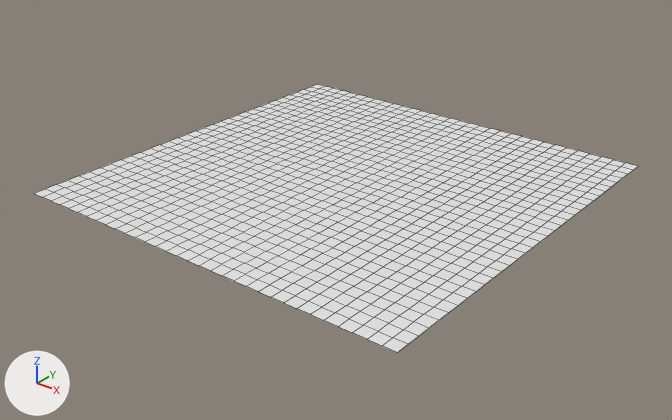
The Blender file 3rd_parties/icons/blend/ground.blend, before and after one commit.
Rendered twice from a 50 mm camera at (578.0, -739.0, 417.0) aimed at (4.0, -22.0, -28.0). The axes (+X, +Y, +Z) are drawn at lower left. The lights are the same throughout. Mesh edges are drawn as thin lines.
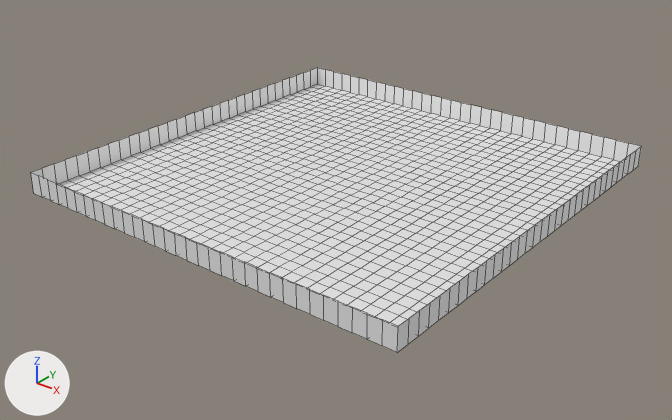
Location of each change, (x1, y1, x2, y2) in pixels of the pictures (672 x 420 px):
'Plane', reshaped
    before: (34, 84, 638, 352)
    after: (31, 68, 641, 352)
part 1 of me_plane, added
    after: (31, 68, 641, 352)

What changed in the scene script:
```text
Change me_plane:
    used by ob_plane; location = (0.0, 0.0, 0.0); scale = (236.0, 236.0, 236.0)
    remove me_plane.from_pydata(...)  # 1089 vertices, 1024 faces; spans x -1.0..1.0, y -1.0..1.0, z 0.0
    add me_plane.from_pydata(...)  # 1217 vertices, 1152 faces; spans x -1.0..1.0, y -1.0..1.0, z 0.0..0.1
    me_plane part 1
    128 new vertices lie (0.0, 0.0, 0.1) away from vertices in x -1.0..1.0, y -1.0..1.0, z 0.0
    128 new faces join them
```
